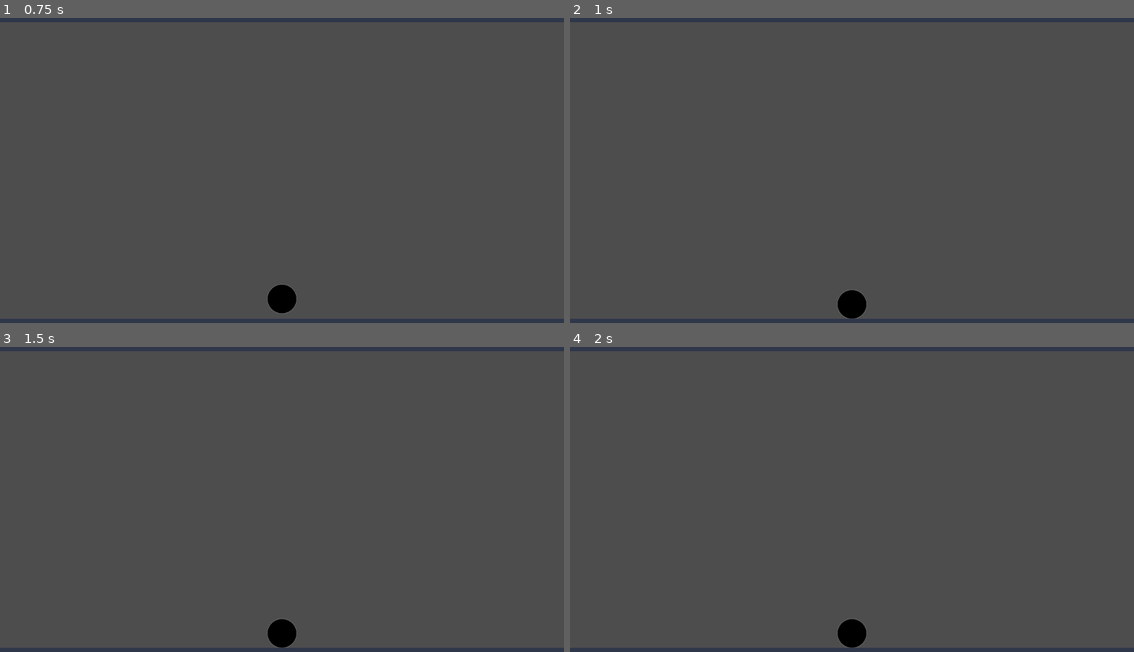
Above: before the commit, frames 1-4 (two rows, left to right).
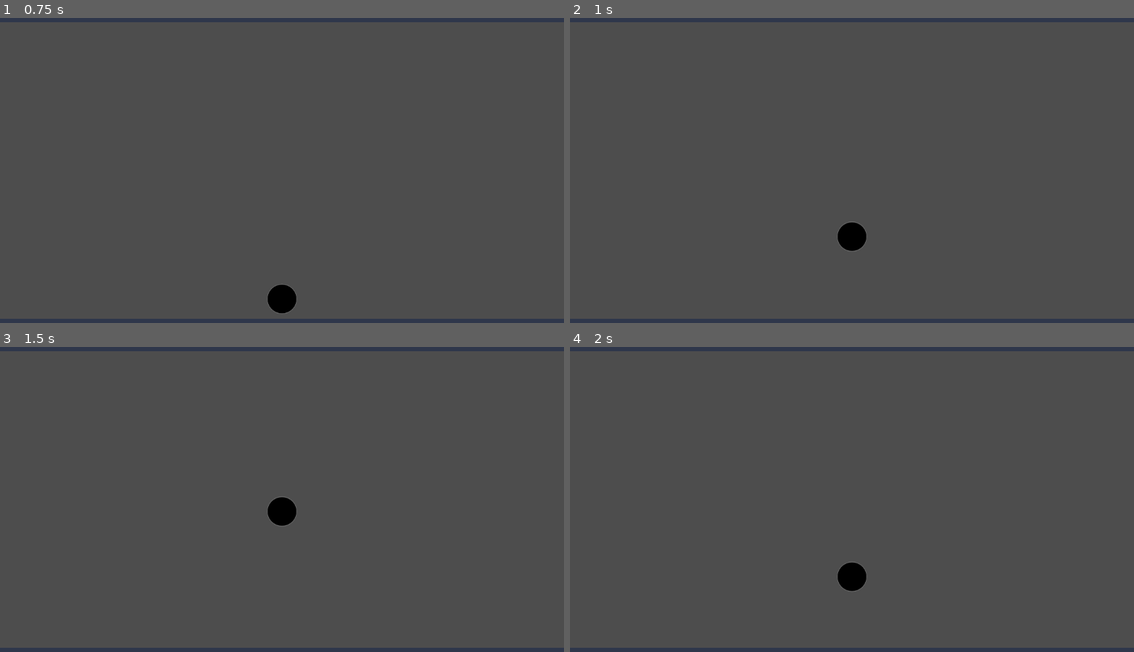
Above: after the commit, the same moments.

Repository: dagerydoo/jfk-game-building
Game: Godot game, scene res://game_board.tscn
Two runs of this game, one before a commit and one after it. Both use one fixed random seed, a clock stepped at 60 frames per second and the inputs below.
Inputs:
- Up to frame 1 (0.75 s): no input
- Up to frame 2 (1 s): no input
- Up to frame 3 (1.5 s): no input
- Up to frame 4 (2 s): no input

Frame 1 is identical in both runs. In frame 2, 0.8% of the frame differs, in the area x 47-53%, y 66-99%; in frame 3, 0.8%; in frame 4, 0.8%, in the area x 47-53%, y 70-99%.

Commit message:
Bouncy ball

Diff:
--- a/wall-ball/ball.tscn
+++ b/wall-ball/ball.tscn
@@ -1,4 +1,8 @@
-[gd_scene load_steps=4 format=3 uid="uid://crajdaofyk37h"]
+[gd_scene load_steps=5 format=3 uid="uid://crajdaofyk37h"]
+
+[sub_resource type="PhysicsMaterial" id="PhysicsMaterial_cbx31"]
+friction = 0.0
+bounce = 1.0
 
 [sub_resource type="Gradient" id="Gradient_cbx31"]
 offsets = PackedFloat32Array(0.6533333, 0.69)
@@ -14,6 +18,7 @@
 
 [node name="Ball" type="RigidBody2D"]
 mass = 0.001
+physics_material_override = SubResource("PhysicsMaterial_cbx31")
 
 [node name="Sprite2D" type="Sprite2D" parent="."]
 texture = SubResource("GradientTexture2D_x8fbi")
